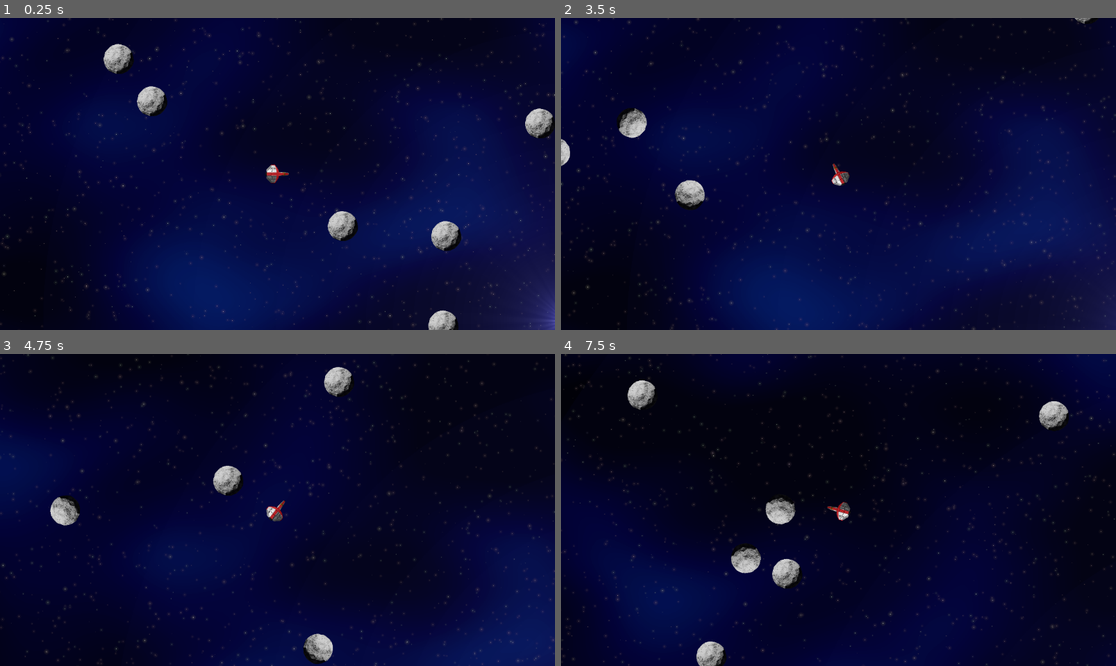
Above: before the commit, frames 1-4 (two rows, left to right).
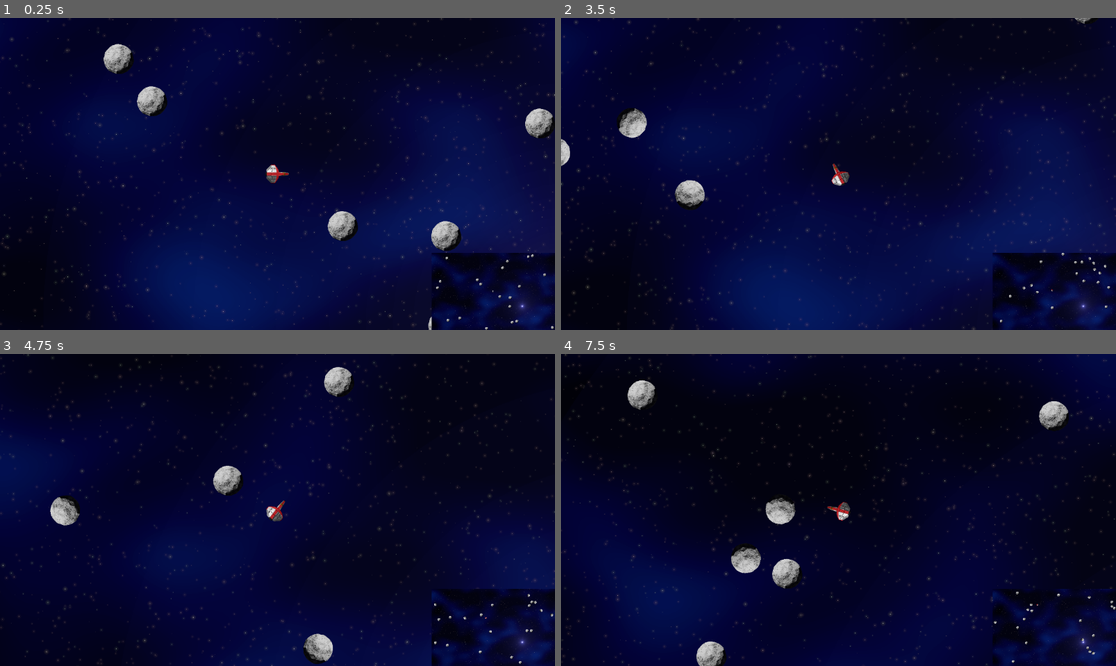
Above: after the commit, the same moments.

Repository: radioation/Godot_Rocks
Game: Godot game, scene res://Scenes/Main/main.tscn
The game is run twice, just before and just after one commit, with the same random seed, the same clock (stepped at 60 frames per second) and the same inputs.
Inputs:
- Up to frame 1 (0.25 s): no input
- Up to frame 2 (3.5 s): hold D (rotate_right) 0.53-1.28 s; hold A (rotate_left) 1.28-2.03 s; hold D (rotate_right) 2.03-2.78 s; hold W (thrust) from 2.78 s (still down)
- Up to frame 3 (4.75 s): release W (thrust) at 3.53 s; hold A (rotate_left) from 3.53 s (still down)
- Up to frame 4 (7.5 s): release A (rotate_left) at 5.78 s; hold D (rotate_right) 5.78-6.53 s; hold W (thrust) 6.53-7.28 s; hold D (rotate_right) from 7.28 s (still down)

The runs differ from the first frame. In frame 1, 2.8% of the frame differs, in the area x 77-100%, y 75-100%; in frame 2, 2.4%; in frame 3, 3.7%; in frame 4, 1.9%.

Commit message:
basic minimap working

Diff:
--- a/MiniMap/Scenes/Main/main.tscn
+++ b/MiniMap/Scenes/Main/main.tscn
@@ -1,9 +1,10 @@
-[gd_scene load_steps=5 format=3 uid="uid://b5c725qg88o05"]
+[gd_scene load_steps=6 format=3 uid="uid://b5c725qg88o05"]
 
 [ext_resource type="Script" uid="uid://b5gj5ug0dvpoo" path="res://Scenes/Main/main.gd" id="1_1r6ip"]
 [ext_resource type="PackedScene" uid="uid://c0krawoxfs01" path="res://Scenes/Ship/ship.tscn" id="2_lixft"]
 [ext_resource type="PackedScene" uid="uid://cbs23plueky3" path="res://Scenes/Rock/rock.tscn" id="2_qw60k"]
 [ext_resource type="Texture2D" uid="uid://bp5tucr5y121j" path="res://assets/bg.png" id="3_5yls4"]
+[ext_resource type="Script" uid="uid://dqb0ofmicg1dr" path="res://Scenes/Main/sub_viewport.gd" id="5_p6jpk"]
 
 [node name="Main" type="Node2D"]
 script = ExtResource("1_1r6ip")
@@ -15,3 +16,32 @@
 texture = ExtResource("3_5yls4")
 
 [node name="Ship" parent="." instance=ExtResource("2_lixft")]
+
+[node name="CanvasLayer" type="CanvasLayer" parent="."]
+
+[node name="SubViewportContainer" type="SubViewportContainer" parent="CanvasLayer"]
+anchors_preset = 3
+anchor_left = 1.0
+anchor_top = 1.0
+anchor_right = 1.0
+anchor_bottom = 1.0
+offset_left = -256.0
+offset_top = -160.0
+grow_horizontal = 0
+grow_vertical = 0
+stretch = true
+
+[node name="SubViewport" type="SubViewport" parent="CanvasLayer/SubViewportContainer" node_paths=PackedStringArray("camera_2d", "player")]
+handle_input_locally = false
+size = Vector2i(256, 160)
+render_target_update_mode = 4
+script = ExtResource("5_p6jpk")
+camera_2d = NodePath("Camera2D")
+player = NodePath("../../../Ship")
+
+[node name="Camera2D" type="Camera2D" parent="CanvasLayer/SubViewportContainer/SubViewport"]
+zoom = Vector2(0.1, 0.1)
+limit_left = 0
+limit_top = 0
+limit_right = 2560
+limit_bottom = 1600
--- /dev/null
+++ b/MiniMap/Scenes/Main/sub_viewport.gd
@@ -0,0 +1,12 @@
+extends SubViewport
+
+@export var camera_2d : Node2D
+@export var player : RigidBody2D
+# Called when the node enters the scene tree for the first time.
+func _ready() -> void:
+	# point at main world
+	world_2d = get_tree().root.world_2d
+
+# Called every frame. 'delta' is the elapsed time since the previous frame.
+func _process(delta: float) -> void:
+	camera_2d.position = player.position
Not shown, added: MiniMap/Scenes/Main/sub_viewport.gd.uid
Not shown, added: MiniMap/NOTES.md
